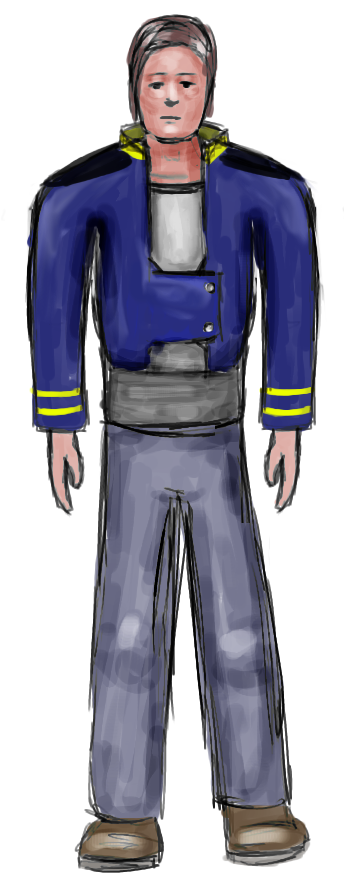
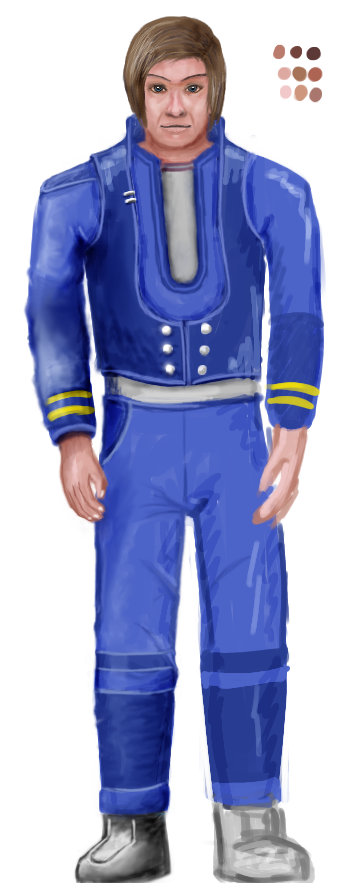
Two versions of the same layered image (344x883). Layer-by-layer changes:
added layer "New Layer#2" above "New Layer#1" over <box>122,16,227,133</box>
added layer "New Layer#1" above "New Layer" over <box>1,14,344,883</box>
